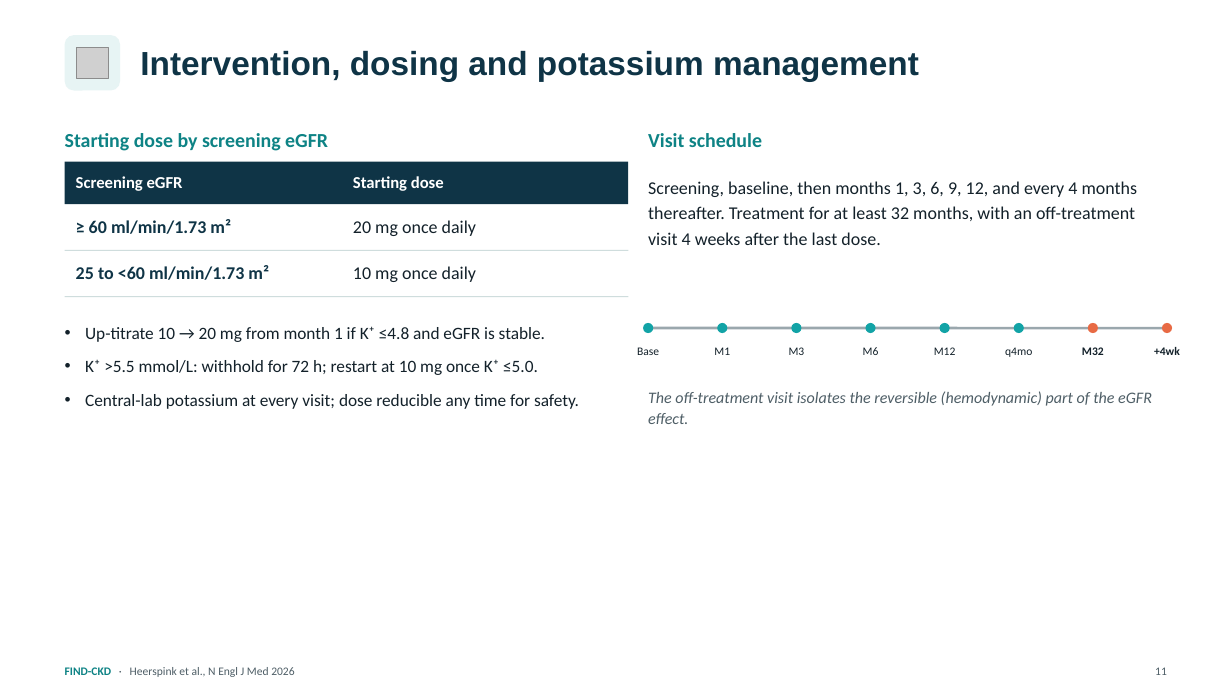
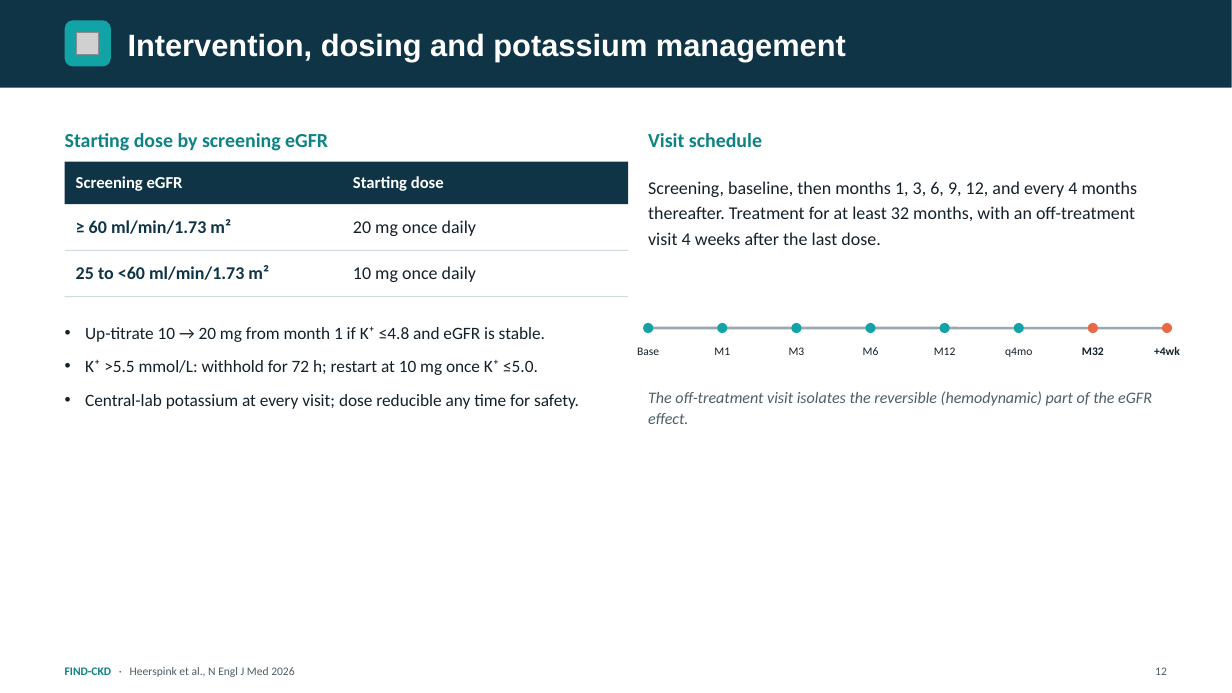
Before and after one commit to azbargarawan-sudo/clickwriting-landing, a slide deck: slide 12 of FIND-CKD.pptx (slide 11 before the commit). Drawn at 1232x693 pixels with LibreOffice and Linux fonts; fonts in the diff are those of the drawing; grey boxes stand for pictures. Boxes give left, top, right and bottom in pixels: in the first picture for what was removed or moved away, otherwise in the second. Text is boxed around its words. In the diff, an @@ line names an element or a change of style, - is before the commit and + after.

```diff
--- a/FIND-CKD.pptx
+++ b/FIND-CKD.pptx
@@ rectangle added at [0,0,1232,88], fill #0F3446 @@
@@ rounded rectangle: place and size @@
-rounded rectangle at [65,35,120,91]
+rounded rectangle at [65,20,111,67]
@@ rounded rectangle at [65,20,111,67]: fill #E7F4F4 to #12A3A6; proportions changed @@
@@ text "Intervention, dosing and potassium management": place and size @@
-text "Intervention, dosing and potassium management" at [140,50,919,81]
+text "Intervention, dosing and potassium management" at [128,33,846,61]
@@ text "Intervention, dosing and potassium management" at [128,33,846,61]: size 26 to 24 pt, text colour #0F3446 to #FFFFFF @@
@@ picture removed at [77,47,108,79] @@
@@ picture added at [77,32,99,55] @@
@@ text at [1155,667,1167,675]: text changed @@
-11
+12
```
Also in this commit, not shown: 26 other slides changed, 1 slide added.
